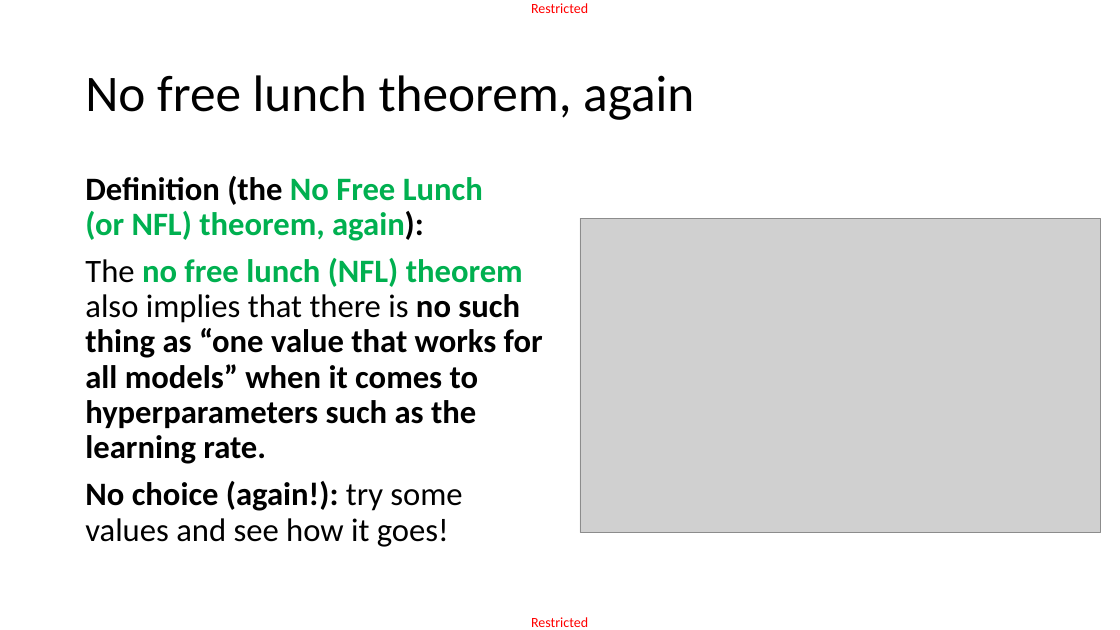
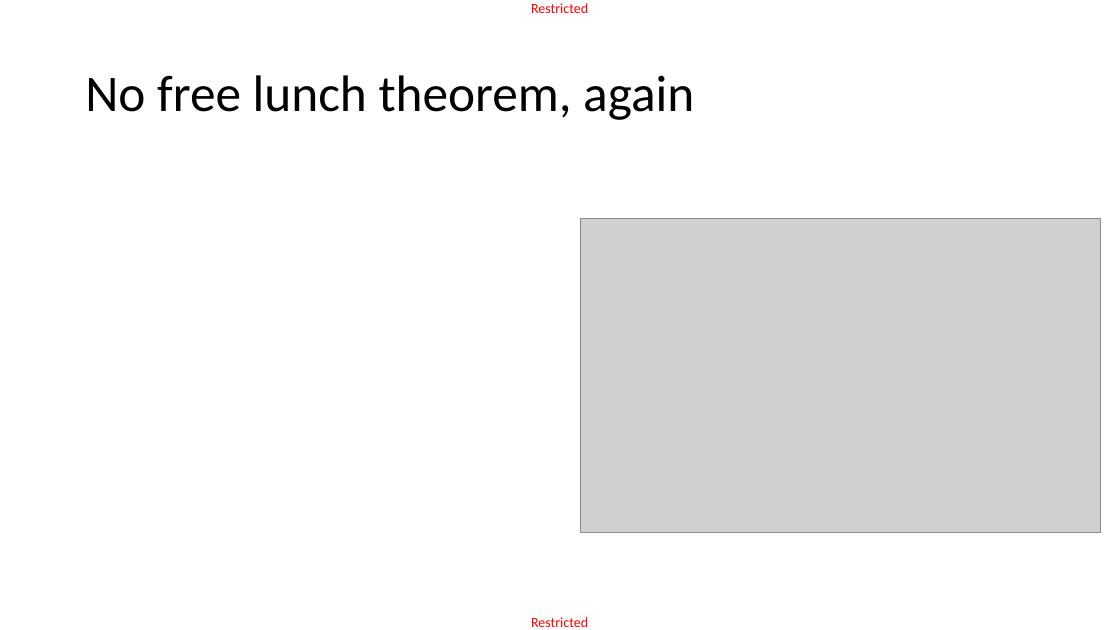
Before and after one commit to matthieudemari/SUTD_DL_50_039, a slide deck: slide 36 of W2/1. W2S1 final/W2S1.pptx. Drawn at 1120x630 pixels with LibreOffice and Linux fonts; fonts in the diff are those of the drawing; grey boxes stand for pictures. Boxes give left, top, right and bottom in pixels: in the first picture for what was removed or moved away, otherwise in the second. Text is boxed around its words. In the diff, an @@ line names an element or a change of style, - is before the commit and + after.

```diff
--- a/W2/1. W2S1 final/W2S1.pptx
+++ b/W2/1. W2S1 final/W2S1.pptx
@@ text removed at <box>85,176,543,547</box> @@
-Definition (the No Free Lunch
-(or NFL) theorem, again):
-The no free lunch (NFL) theorem also implies that there is no such thing as “one value that works for all models” when it comes to hyperparameters such as the learning rate.
-No choice (again!): try some values and see how it goes!
```
Also in this commit, not shown: 12 other slides changed, 12 other files.
